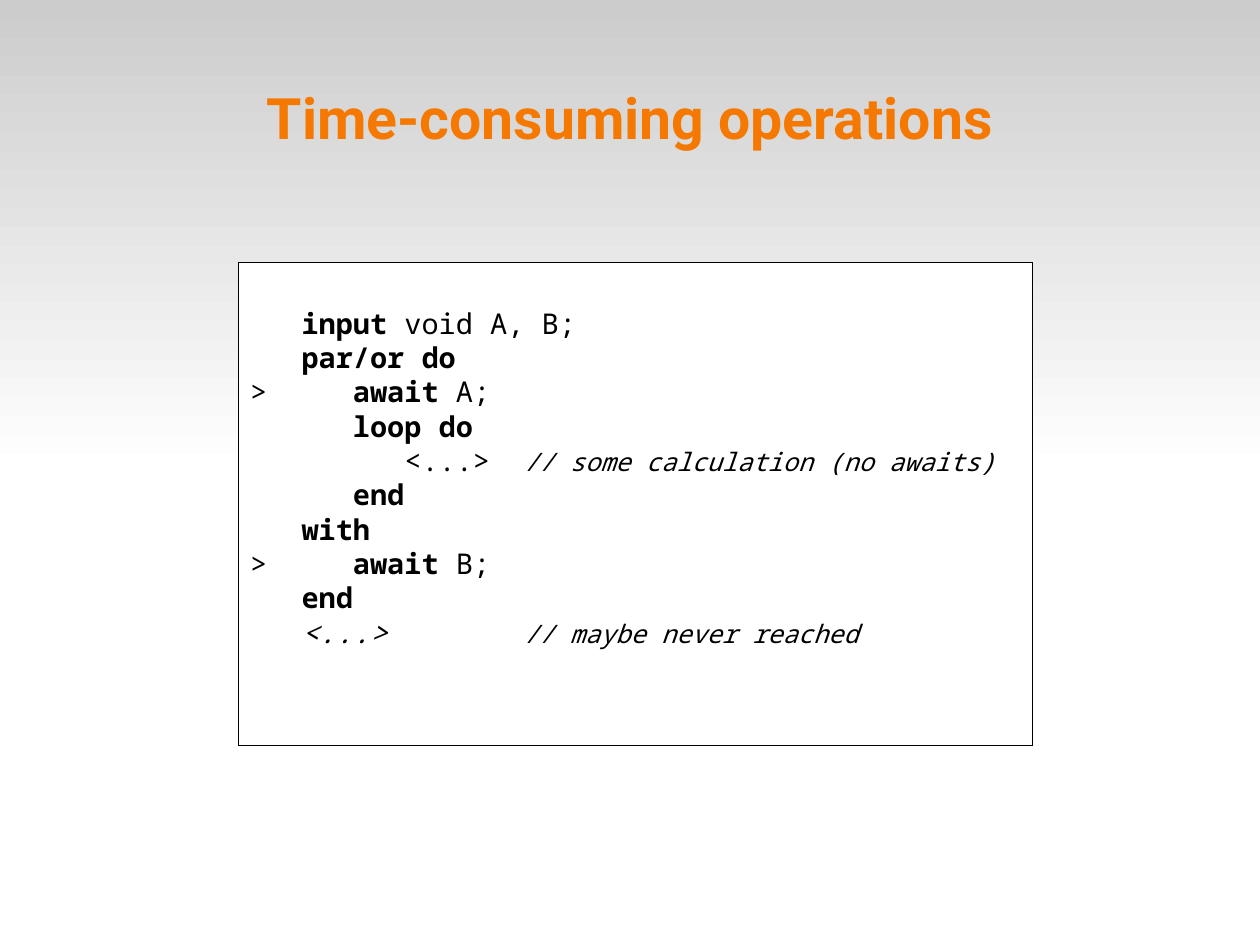
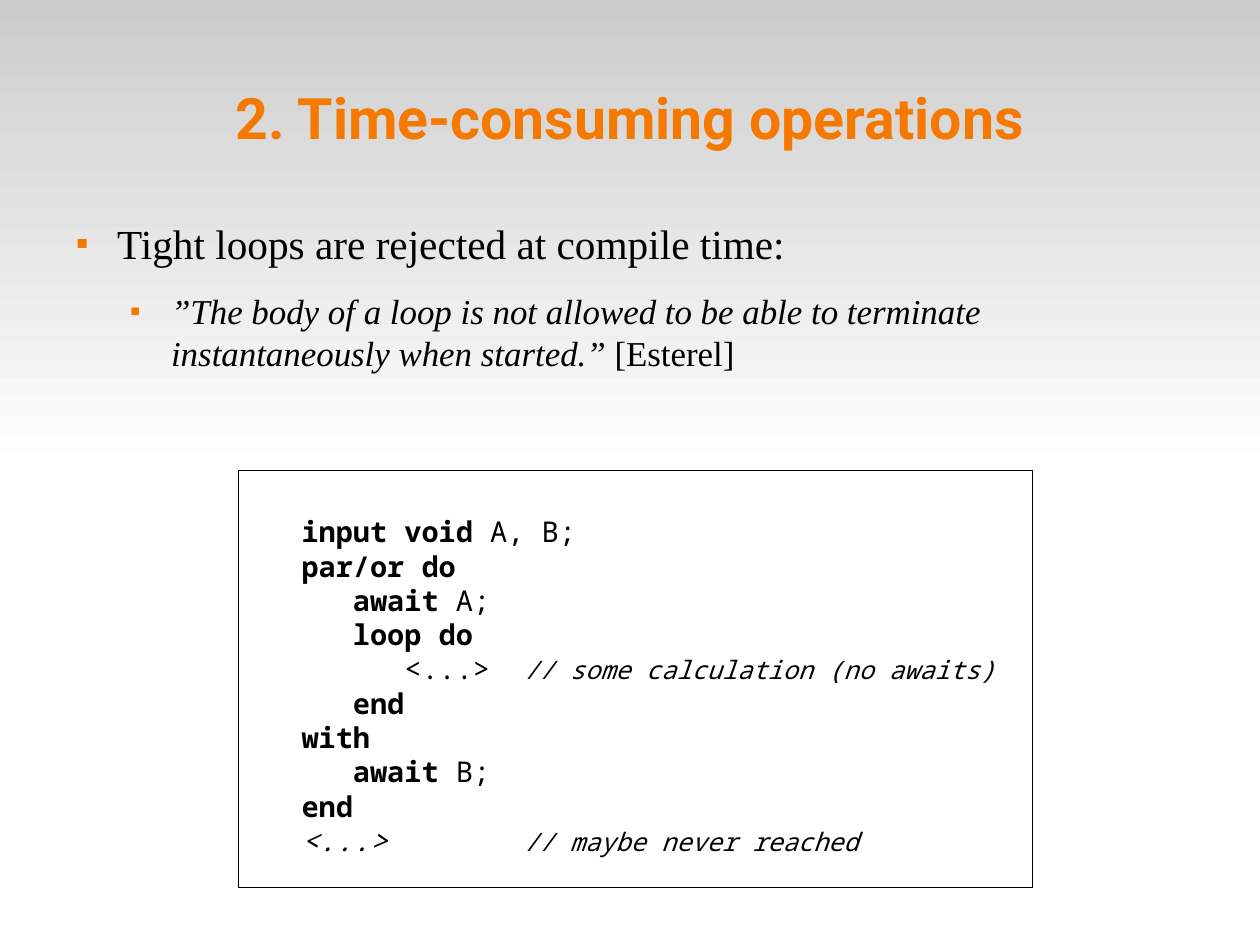
Before and after one commit to fsantanna-no/ceu-docs, a slide deck: slide 5 of ceu_async.odp (slide 4 before the commit). Drawn at 1260x945 pixels with LibreOffice and Linux fonts; fonts in the diff are those of the drawing. Boxes give left, top, right and bottom in pixels: in the first picture for what was removed or moved away, otherwise in the second. Text is boxed around its words. In the diff, an @@ line names an element or a change of style, - is before the commit and + after.

```diff
--- a/ceu_async.odp
+++ b/ceu_async.odp
@@ title at bbox=[236, 97, 1023, 151]: text changed @@
-Time-consuming operations
+2. Time-consuming operations
@@ text added at bbox=[117, 230, 981, 374], 22 pt, text #000000, italic @@
+■ Tight loops are rejected at compile time:
+  ■ ”The body of a loop is not allowed to be able to terminate instantaneously when started.” [Esterel]
@@ rectangle "input void A, B;": place and size @@
-rectangle "input void A, B;" at bbox=[239, 262, 1034, 745]
+rectangle "input void A, B;" at bbox=[239, 471, 1034, 888]
@@ text in rectangle at bbox=[302, 520, 576, 549]: bold on in "void" @@
@@ text in rectangle at bbox=[353, 589, 490, 615]: text changed @@
-> await A;
+await A;
@@ text in rectangle at bbox=[353, 760, 490, 786]: text changed @@
-> await B;
+await B;
```
Also in this commit, not shown: 8 other slides changed, 11 slides added, 1 slide removed, 30 other files.
